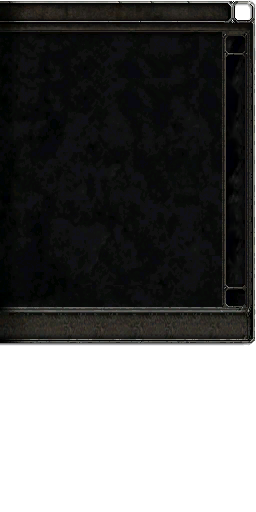
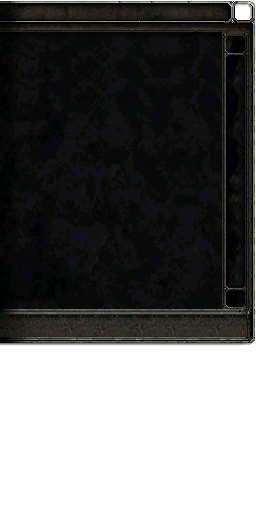
Layered file, before and after one edit (256 x 512). Changes by layer:
painted on "Scrollbars" over [221, 276, 247, 310]
"Buttons": opacity 100% → 98%, painted on it over [0, 307, 252, 339]
